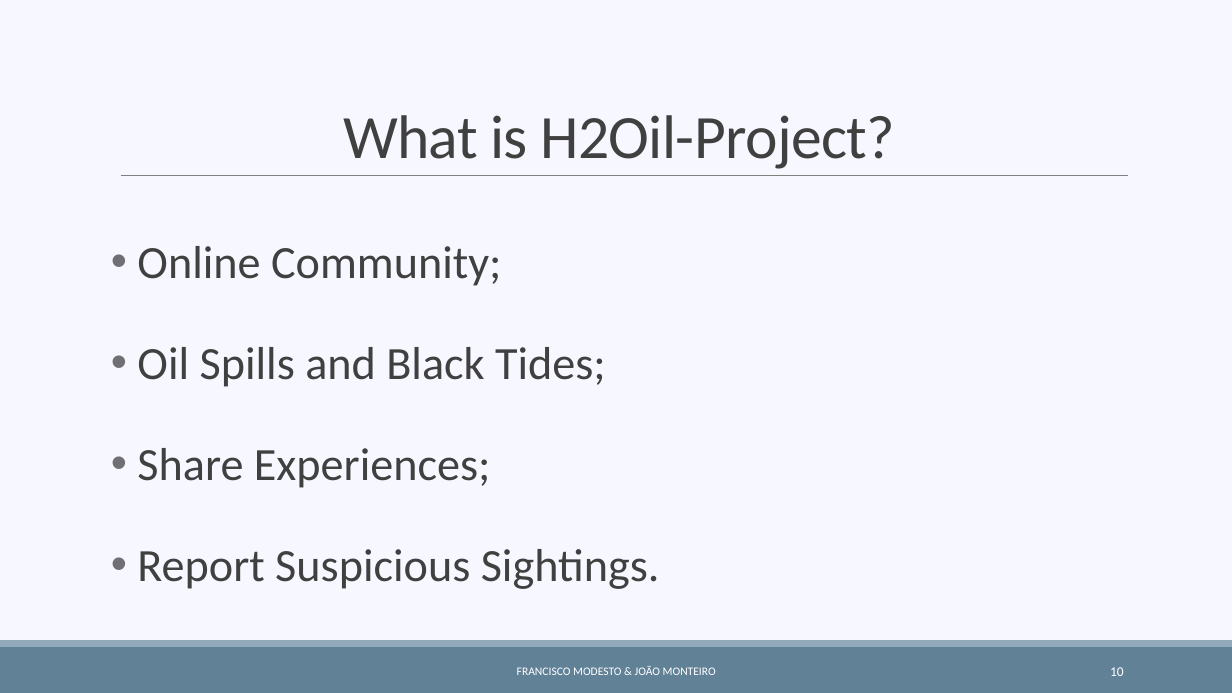
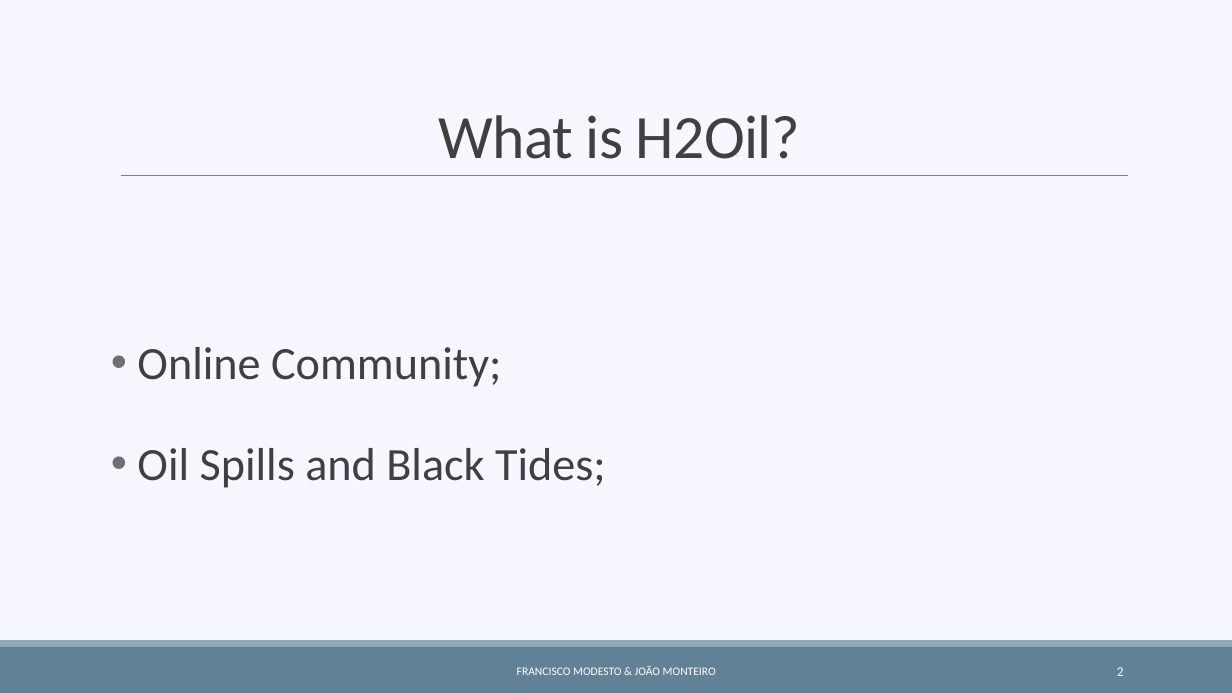
Before and after one commit to F-Modesto/Web_Project_F-J, a slide deck: slide 2 of Modesto/Apresentação, SpecSheet, etc/H2Oil-Project - Quinta.pptx (slide 10 before the commit). Drawn at 1232x693 pixels with LibreOffice and Linux fonts; fonts in the diff are those of the drawing. Boxes give left, top, right and bottom in pixels: in the first picture for what was removed or moved away, otherwise in the second. Text is boxed around its words. In the diff, an @@ line names an element or a change of style, - is before the commit and + after.

```diff
--- a/Modesto/Apresentação, SpecSheet, etc/H2Oil-Project - Quinta.pptx
+++ b/Modesto/Apresentação, SpecSheet, etc/H2Oil-Project - Quinta.pptx
@@ title at box(438, 115, 800, 159): text changed @@
-What is H2Oil-Project?
+What is H2Oil?
@@ text at box(137, 448, 660, 589): paragraphs removed @@
-• Share Experiences;
-• Report Suspicious Sightings.
@@ page number at box(1117, 667, 1124, 676): text changed @@
-10
+2
```
Also in this commit, not shown: 2 other slides changed, 10 slides removed, 4 other files.
